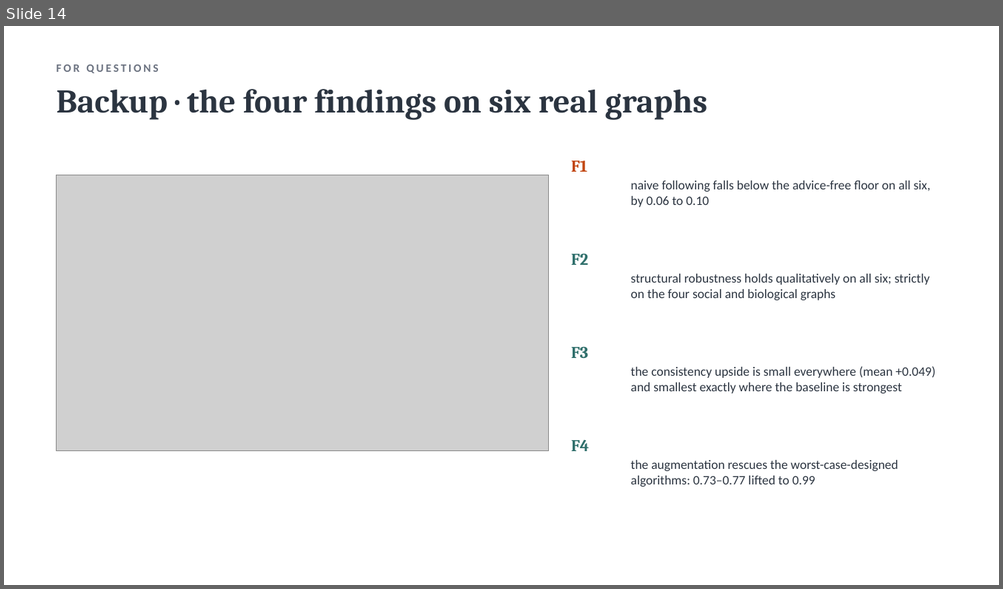
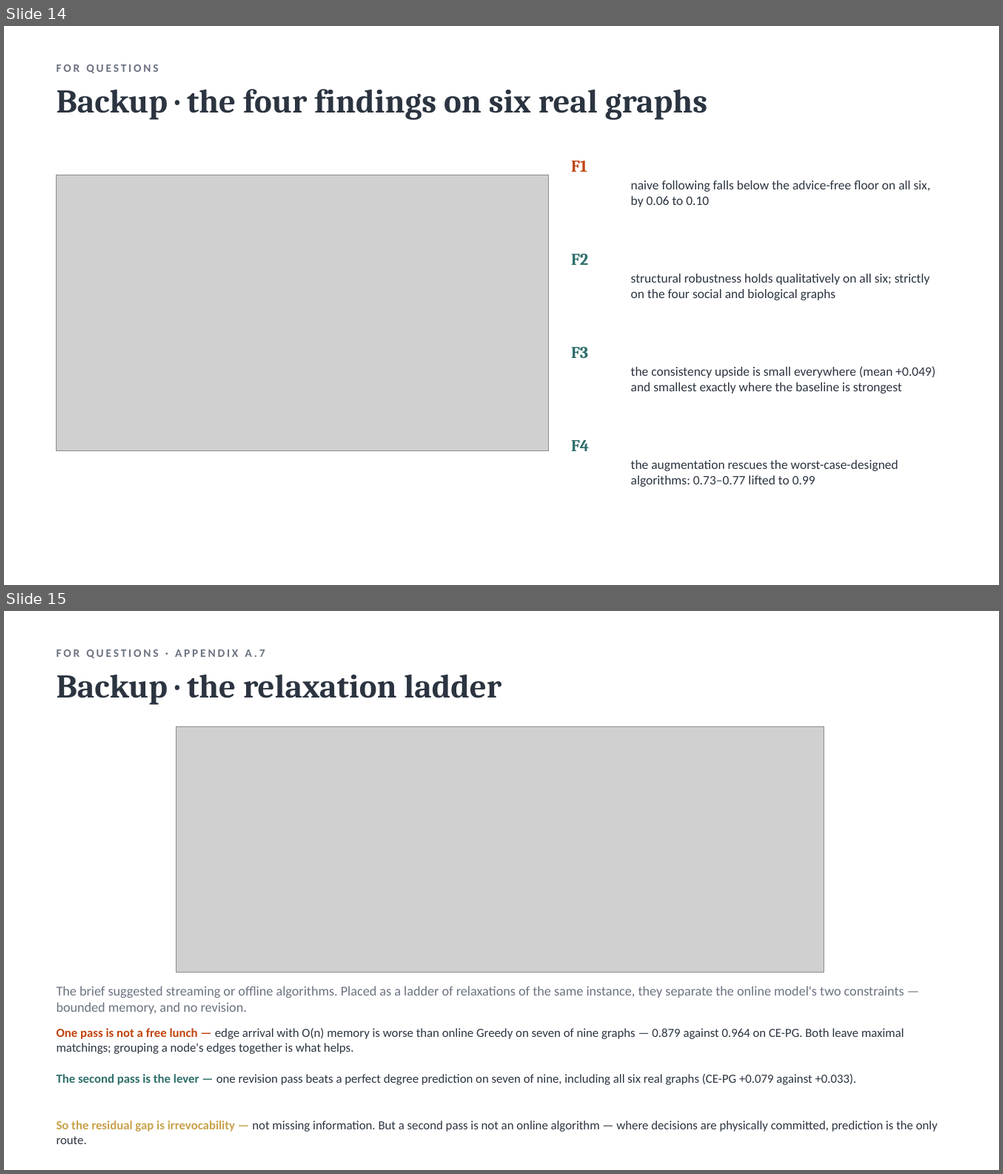
Before and after one commit to bruce5800/Postgraduate-Project, a slide deck: thesis/defence/defence.pptx. Shown one above the other, each under a label of ours: slide 14 before the commit, slides 14 and 15 after it. The pictures are 1003x589 and 1003x1174 pixels, drawn with LibreOffice and Linux fonts; fonts in the diff are those of the drawing; grey boxes stand for pictures. Boxes give left, top, right and bottom in pixels: in the first picture for what was removed or moved away, otherwise in the second. Text is boxed around its words. In the diff, an @@ line names an element or a change of style, - is before the commit and + after.

Commit message:
Add streaming ladder algorithms and update references
- Introduced a new section on the relaxation ladder for streaming and offline algorithms in Appendix A.7, detailing the models and algorithms used.
- Updated the code execution instructions to include new scripts for running and plotting the streaming ladder results.
- Added references for semi-streaming matching algorithms to the bibliography.
- Updated the word count in the LaTeX document.
- Made minor adjustments to the Chinese background and conclusion sections for clarity and coherence.

```diff
--- a/thesis/defence/defence.pptx
+++ b/thesis/defence/defence.pptx
@@ slide 15 added at [4, 611, 999, 1170], background #FFFFFF @@
@@ text added at [57, 649, 265, 658], 11 pt, text #6B7280, bold @@
+FOR QUESTIONS · APPENDIX A.7
@@ text added at [57, 675, 501, 705], 32 pt, text #2B3440, bold @@
+Backup · the relaxation ladder
@@ picture added at [176, 726, 824, 973] @@
@@ text added at [57, 986, 904, 1014], 13 pt, text #6B7280 @@
+The brief suggested streaming or offline algorithms. Placed as a ladder of relaxations of the same instance, they separate the online model's two constraints — bounded memory, and no revision.
@@ text added at [57, 1028, 904, 1054], 12 pt, text #2B3440 @@
+One pass is not a free lunch — edge arrival with O(n) memory is worse than online Greedy on seven of nine graphs — 0.879 against 0.964 on CE-PG. Both leave maximal matchings; grouping a node's edges together is what helps.
@@ text added at [57, 1074, 856, 1085], 12 pt, text #2B3440 @@
+The second pass is the lever — one revision pass beats a perfect degree prediction on seven of nine, including all six real graphs (CE-PG +0.079 against +0.033).
@@ text added at [57, 1121, 937, 1145], 12 pt, text #2B3440 @@
+So the residual gap is irrevocability — not missing information. But a second pass is not an online algorithm — where decisions are physically committed, prediction is the only route.
```
Also in this commit, not shown: 1 slide changed, 37 other files.
